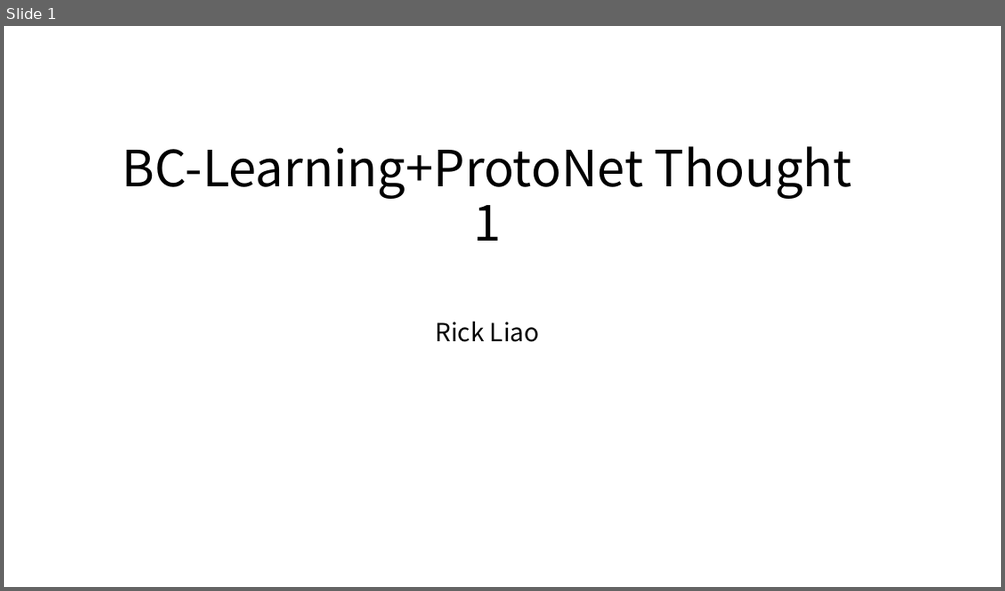
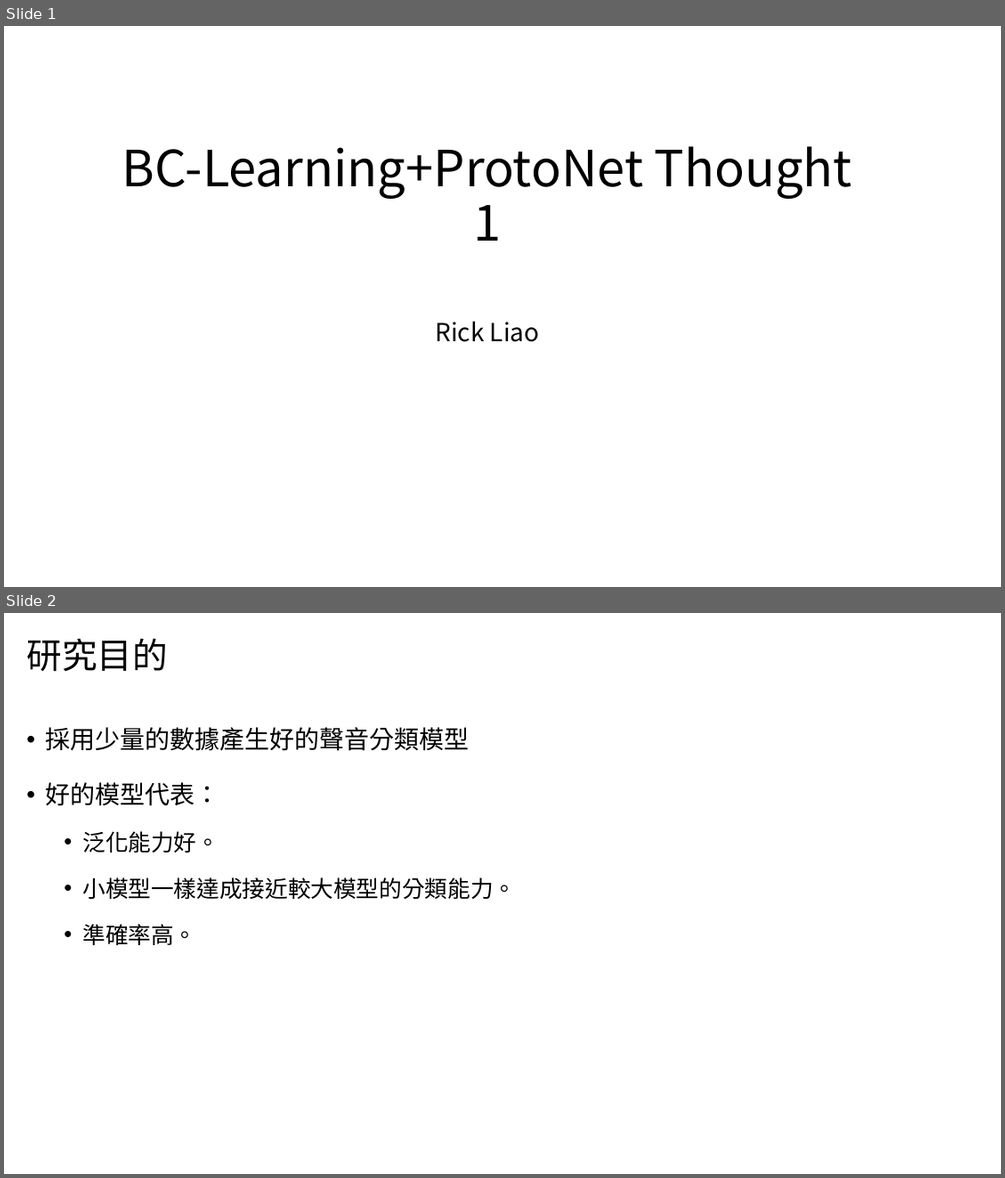
Before and after one commit to xrick/RickLiao-Repo, a slide deck: MyResearches/BCLearning+ProtoNet/Thoughts/bclearning+protonet_thoughts01.pptx. Shown one above the other, each under a label of ours: slide 1 before the commit, slides 1 and 2 after it. The pictures are 1005x591 and 1005x1178 pixels, drawn with LibreOffice and Linux fonts; fonts in the diff are those of the drawing. Boxes give left, top, right and bottom in pixels: in the first picture for what was removed or moved away, otherwise in the second. Text is boxed around its words. In the diff, an @@ line names an element or a change of style, - is before the commit and + after.

```diff
--- a/MyResearches/BCLearning+ProtoNet/Thoughts/bclearning+protonet_thoughts01.pptx
+++ b/MyResearches/BCLearning+ProtoNet/Thoughts/bclearning+protonet_thoughts01.pptx
@@ slide 2 added at <box>4,613,1001,1174</box>, background #FFFFFF @@
@@ title added at <box>26,638,167,672</box>, 34 pt, text #000000 @@
+研究目的
@@ text added at <box>45,727,516,945</box>, 22 pt, text #000000 @@
+• 採用少量的數據產生好的聲音分類模型
+• 好的模型代表：
+  • 泛化能力好。
+  • 小模型一樣達成接近較大模型的分類能力。
+  • 準確率高。
```
Also in this commit, not shown: 1 slide changed, 9 other slides added, 16 slides removed, 4 other files.
